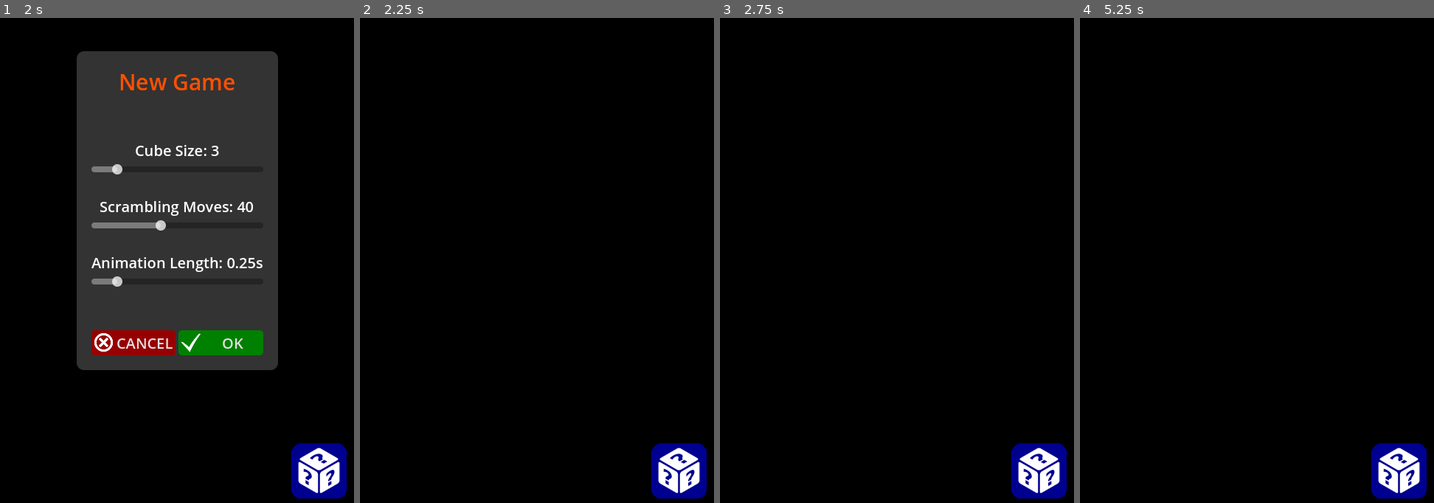
Above: before the commit, frames 1-4 (left to right).
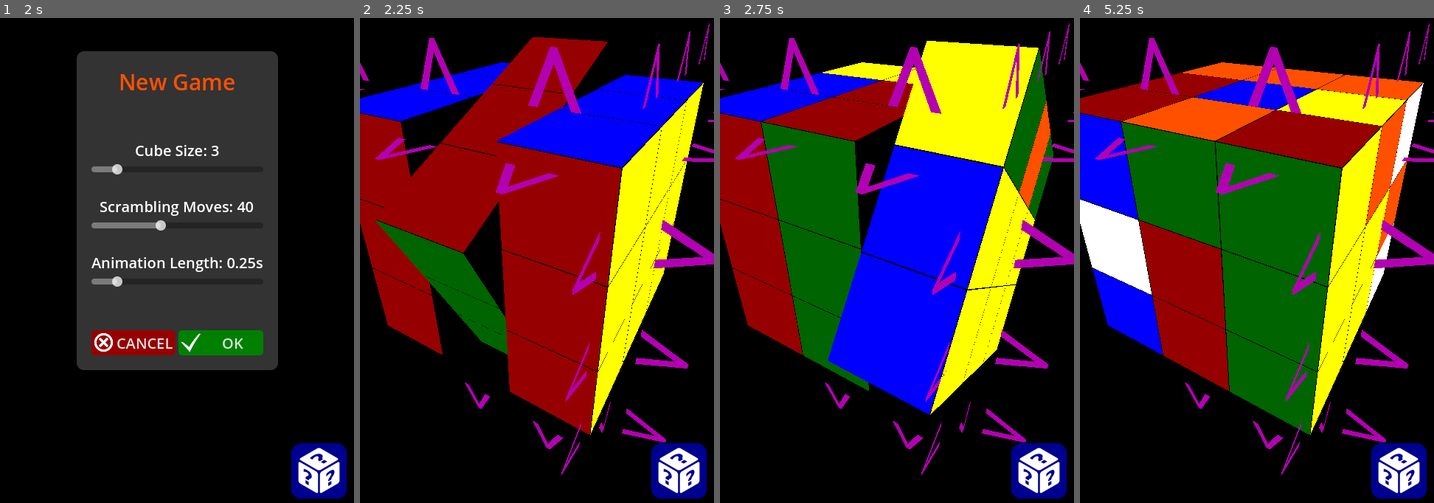
Above: after the commit, the same moments.

Repository: yannprada/n-cube
Game: Godot game, scene res://scenes/game/game.tscn
Same seed, same stepped clock (60 frames per second), same inputs: the game is played once before the commit and once after it.
Inputs (mouse positions are in pixels of both pictures, inside the frame that each line leads up to):
- Up to frame 1 (2 s): click (318, 469) at 0.5 s; click (318, 469) at 1.25 s
- Up to frame 2 (2.25 s): click "OK" at 2 s
- Up to frame 3 (2.75 s): no input
- Up to frame 4 (5.25 s): move the mouse to (1334, 182) at 2.77 s; tap Mouse wheel down (MWD) at 2.85, 4.35 s; click (1334, 182) at 2.92 s; move the mouse to (1186, 241) at 3.52 s; tap Mouse wheel up (MWU) at 3.6, 5.1 s; click (1186, 241) at 3.67 s; move the mouse to (1292, 81) at 4.27 s; click (1292, 81) at 4.42 s; move the mouse to (1239, 328) at 5.02 s; click (1239, 328) at 5.17 s

Frame 1 is identical in both runs. In frame 2, 51% of the frame differs, in the area x 0-100%, y 1-95%; in frame 3, 54%; in frame 4, 55%.
Error before the commit: Parse Error: Preload file "res://box.tscn" does not exist. (res://scenes/game/world/rubiks_cube.gd:3)

Commit message:
Fixed preload and tween duration argument

Diff:
--- a/scenes/game/game.gd
+++ b/scenes/game/game.gd
@@ -2,7 +2,7 @@
 
 
 func _on_ui_new_game(size: int, moves: int, tween_duration: float) -> void:
-	%Pivot.tween_duration = tween_duration
 	%World.clear()
+	%World.set_tween_duration(tween_duration)
 	%World.generate(size)
 	%World.scramble(moves)
--- a/scenes/game/game.tscn
+++ b/scenes/game/game.tscn
@@ -12,3 +12,5 @@
 
 [node name="World" parent="." instance=ExtResource("3_0sr1o")]
 unique_name_in_owner = true
+
+[connection signal="new_game" from="UI" to="." method="_on_ui_new_game"]
--- a/scenes/game/world/arrows/arrows.gd
+++ b/scenes/game/world/arrows/arrows.gd
@@ -1,6 +1,6 @@
 extends Node3D
 
-const ARROW_SCENE: PackedScene = preload("res://arrow.tscn")
+const ARROW_SCENE: PackedScene = preload("res://scenes/game/world/arrows/arrow.tscn")
 const size: int = 3
 
 signal clicked(layer: Vector3, rotation_axis: Vector3)
--- a/scenes/game/world/box/box.gd
+++ b/scenes/game/world/box/box.gd
@@ -1,6 +1,6 @@
 extends Node3D
 
-const SQUARE_SCENE: PackedScene = preload("res://square.tscn")
+const SQUARE_SCENE: PackedScene = preload("res://scenes/game/world/box/square/square.tscn")
 
 
 func post_init(at: Vector3, faces_normals: Array[Vector3i]) -> void:
--- a/scenes/game/world/rubiks_cube.gd
+++ b/scenes/game/world/rubiks_cube.gd
@@ -1,6 +1,6 @@
 extends Node3D
 
-const BOX_SCENE: PackedScene = preload("res://box.tscn")
+const BOX_SCENE: PackedScene = preload("res://scenes/game/world/box/box.tscn")
 const POS_ACCURACY: float = 0.1
 
 var is_rotating: bool = false
--- a/scenes/game/world/world.gd
+++ b/scenes/game/world/world.gd
@@ -3,6 +3,10 @@
 const AXES = [Vector3.UP, Vector3.DOWN, Vector3.LEFT, Vector3.RIGHT, Vector3.BACK, Vector3.FORWARD]
 
 var exterior_positions: Array[Vector3]
+
+
+func set_tween_duration(tween_duration: float) -> void:
+	%Pivot.tween_duration = tween_duration
 
 
 func generate(size: int = 3) -> void:
